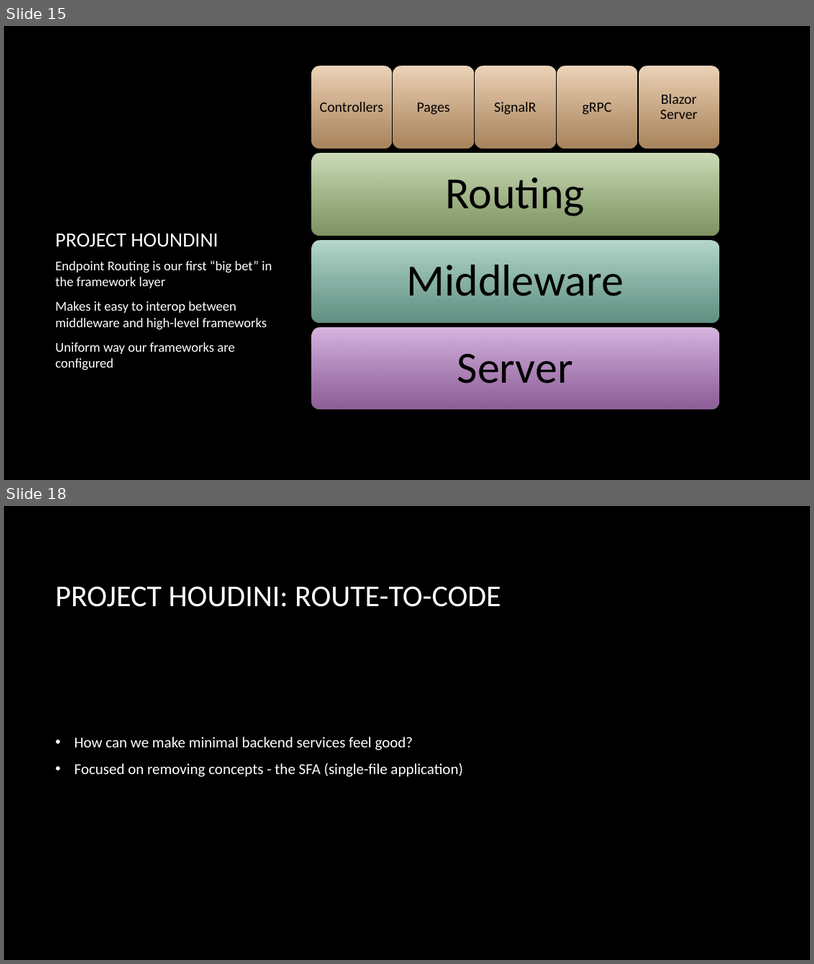
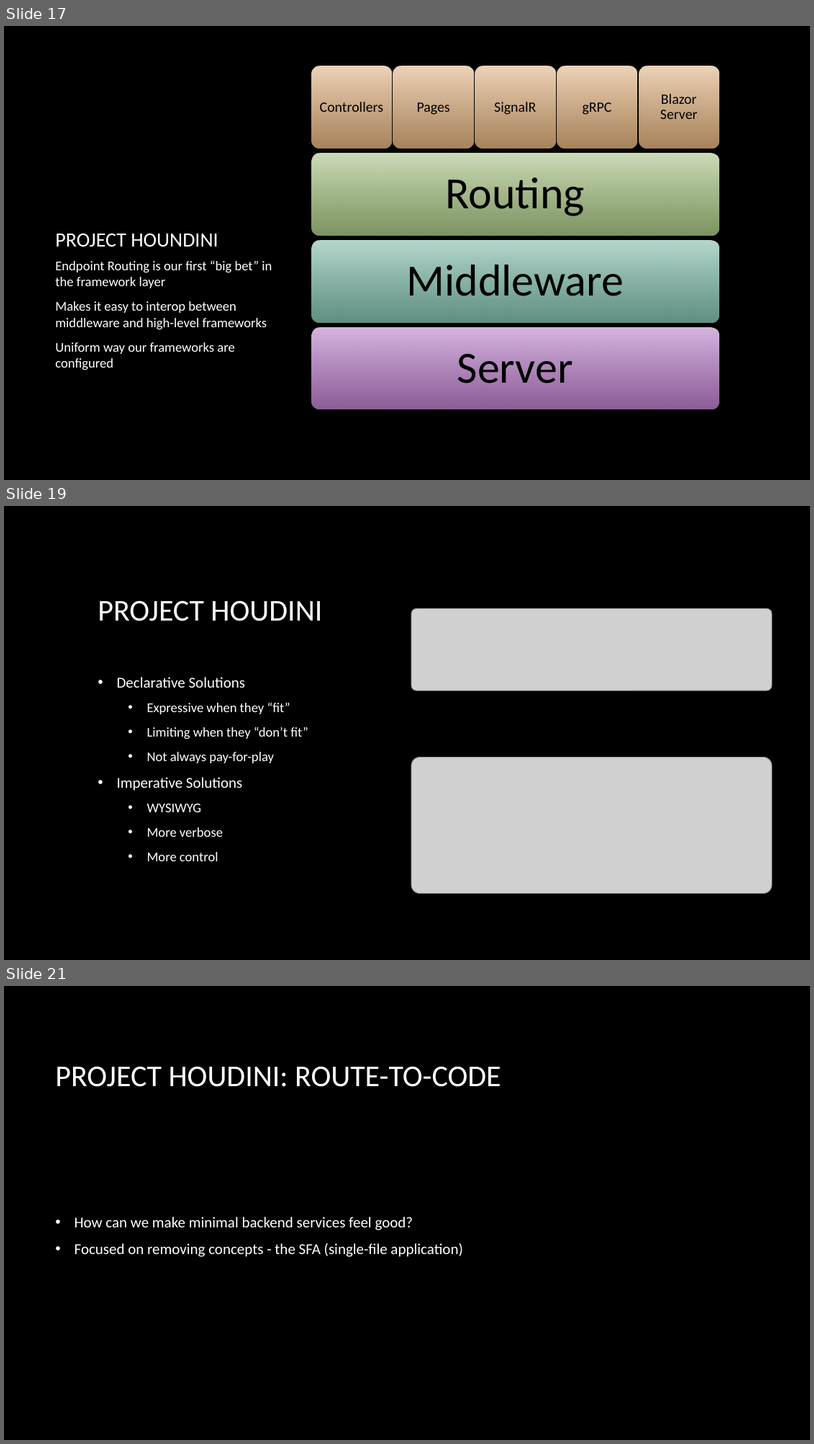
Before and after one commit to rynowak/Presentations, a slide deck: 2019/NDCSyndey/slides.pptx. Shown one above the other, each under a label of ours: slides 15 and 18 before the commit, slides 17, 19 and 21 after it; the slides between them are not shown. The pictures are 814x964 and 814x1444 pixels, drawn with LibreOffice and Linux fonts; fonts in the diff are those of the drawing; grey boxes stand for pictures; background and template pictures are left out. Boxes give left, top, right and bottom in pixels: in the first picture for what was removed or moved away, otherwise in the second. Text is boxed around its words. In the diff, an @@ line names an element or a change of style, - is before the commit and + after.

```diff
--- a/2019/NDCSyndey/slides.pptx
+++ b/2019/NDCSyndey/slides.pptx
@@ slide 19 added at [4, 506, 810, 960], background picture (left out) @@
@@ title added at [98, 600, 322, 621], 36 pt, text #FFFFFF @@
+PROJECT HOUDINI
@@ picture added at [412, 608, 772, 690] @@
@@ text added at [117, 677, 309, 861], 16 pt, text #FFFFFF @@
+• Declarative Solutions
+  • Expressive when they “fit”
+  • Limiting when they “don’t fit”
+  • Not always pay-for-play
+• Imperative Solutions
+  • WYSIWYG
+  • More verbose
+  • More control
@@ picture added at [412, 757, 772, 893] @@
@@ what was slide 15 is now slide 17 @@
@@ what was slide 18 is now slide 21 @@
```
Also in this commit, not shown: 3 slides changed, 5 other slides added.
